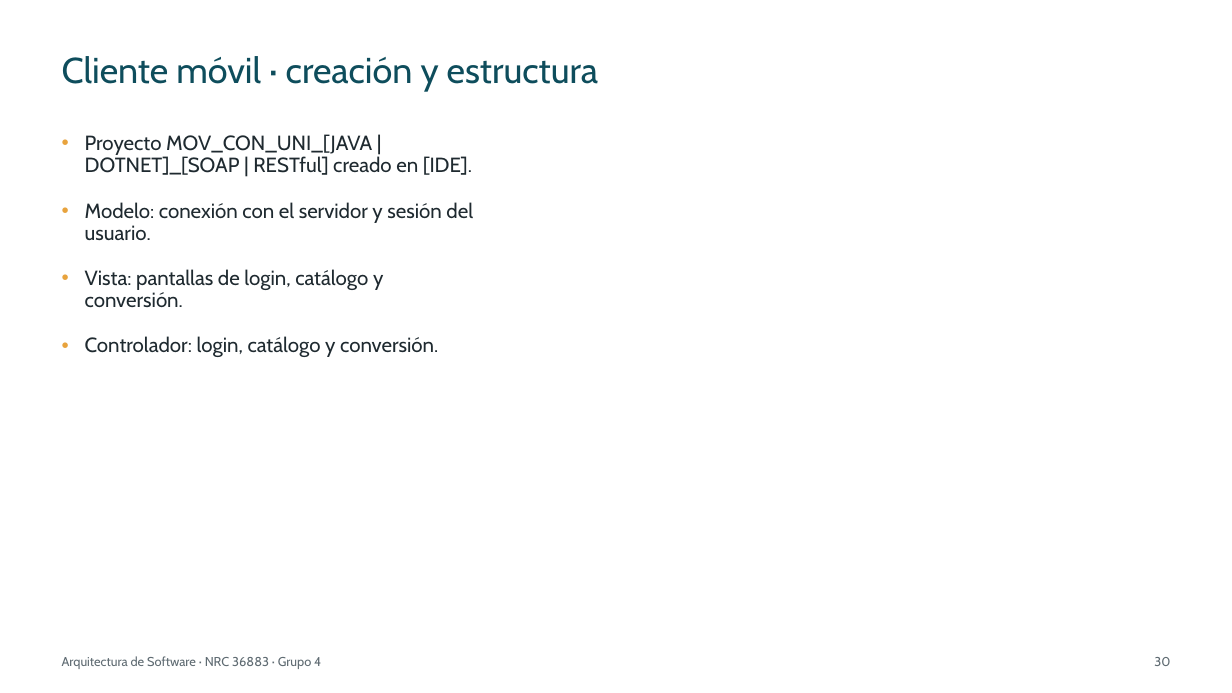
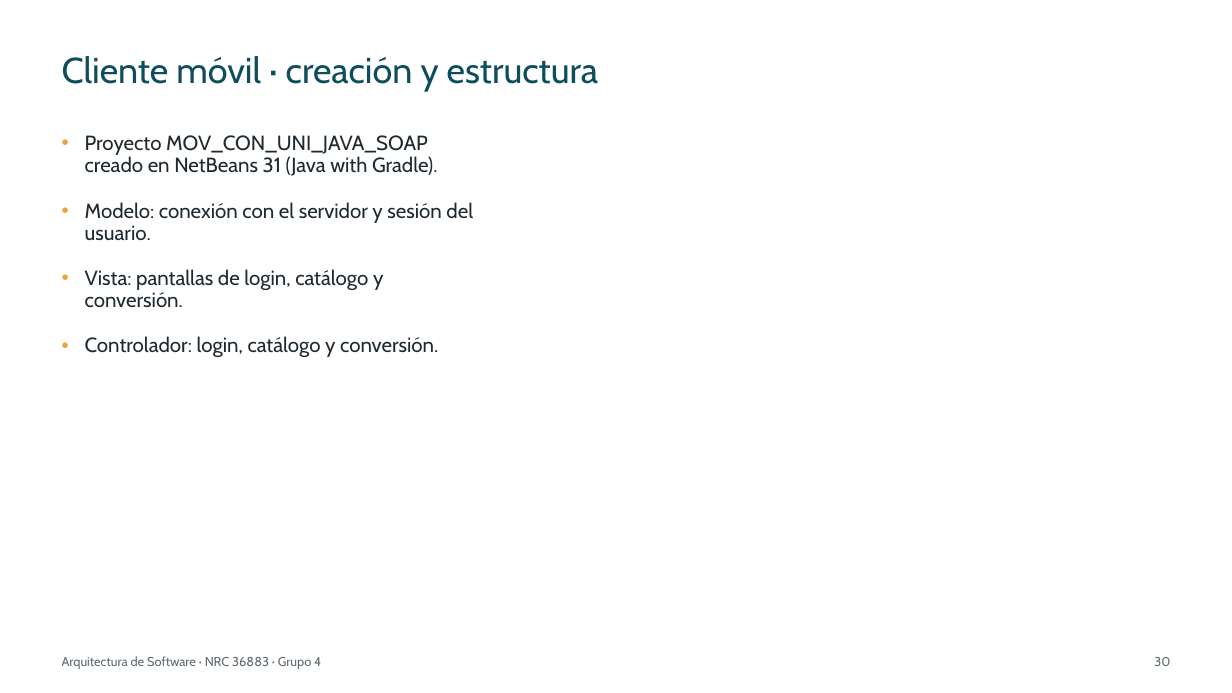
Before and after one commit to IMarcusDev/TI.1.1.-PAO202651_SOAP_JAVA_SINBDD_NRC_36883_GR04, a slide deck: slide 30 of 05. DOCUMENTACION/PRESENTACION TI.1.1. SOAP sin BDD en JAVA GR4.pptx. Drawn at 1232x693 pixels with LibreOffice and Linux fonts; fonts in the diff are those of the drawing. Boxes give left, top, right and bottom in pixels: in the first picture for what was removed or moved away, otherwise in the second. Text is boxed around its words. In the diff, an @@ line names an element or a change of style, - is before the commit and + after.

```diff
--- a/05. DOCUMENTACION/PRESENTACION TI.1.1. SOAP sin BDD en JAVA GR4.pptx
+++ b/05. DOCUMENTACION/PRESENTACION TI.1.1. SOAP sin BDD en JAVA GR4.pptx
@@ text at (x1=85, y1=135, x2=437, y2=176): text changed @@
-• Proyecto MOV_CON_UNI_[JAVA | DOTNET]_[SOAP | RESTful] creado en [IDE].
+• Proyecto MOV_CON_UNI_JAVA_SOAP creado en NetBeans 31 (Java with Gradle).
```
Also in this commit, not shown: 27 other slides changed.
